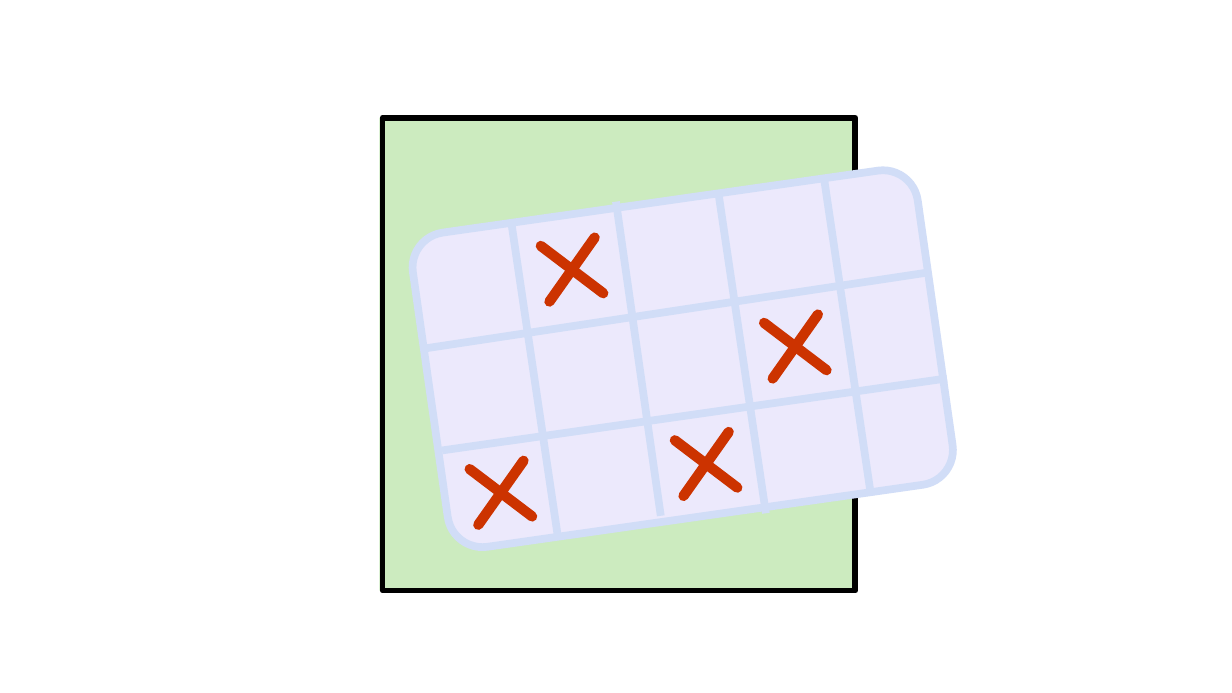
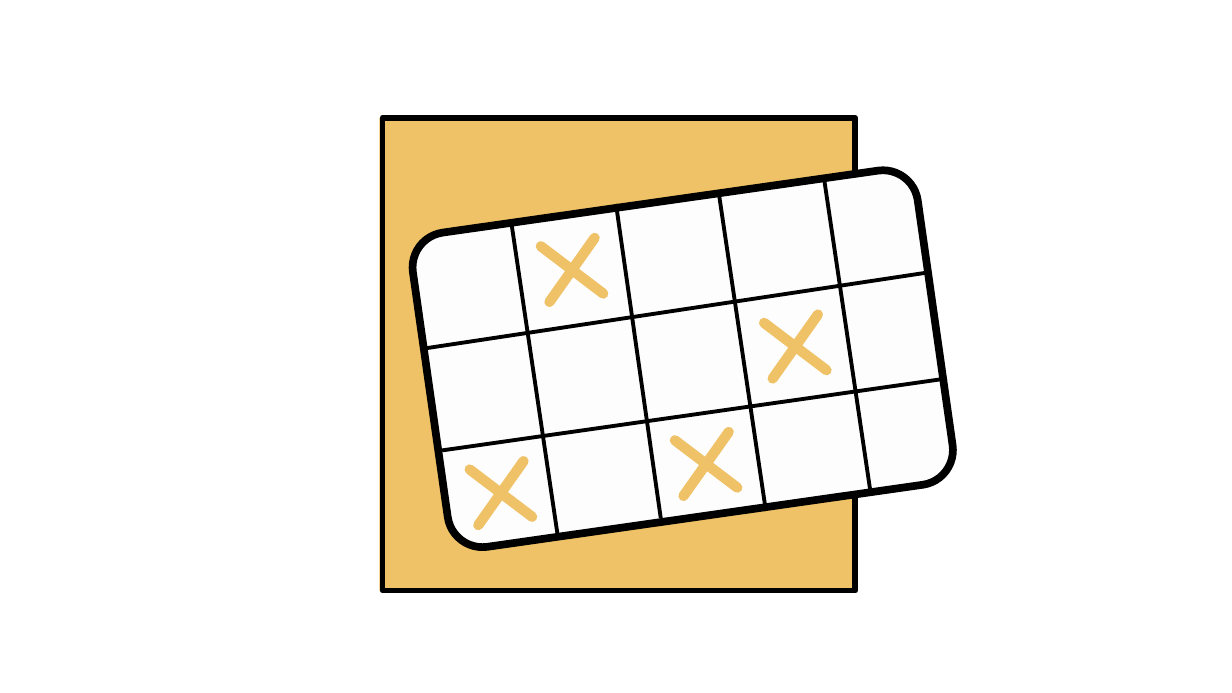
Before and after one commit to zunkelty/vertretungsfilter, a slide deck: slide 2 of doc/vertretungsalarm.pptx. Drawn at 1232x693 pixels with LibreOffice and Linux fonts; fonts in the diff are those of the drawing. Boxes give left, top, right and bottom in pixels: in the first picture for what was removed or moved away, otherwise in the second. Text is boxed around its words. In the diff, an @@ line names an element or a change of style, - is before the commit and + after.

```diff
--- a/doc/vertretungsalarm.pptx
+++ b/doc/vertretungsalarm.pptx
@@ rectangle at box(380, 117, 853, 591): fill #CCEBBF to #F0C267 @@
@@ rounded rectangle at box(408, 166, 958, 552): fill #ECE9FC to #FDFDFE; outline #D1DDF7 6 pt to #000000 6 pt @@
@@ line (824, 177) - (872, 495): stroke #D1DDF7 6 pt to #000000 3 pt @@
@@ line (616, 204) - (661, 518): stroke #D1DDF7 6 pt to #000000 3 pt @@
@@ line (719, 193) - (766, 511): stroke #D1DDF7 6 pt to #000000 3 pt @@
@@ line (511, 219) - (558, 538): stroke #D1DDF7 6 pt to #000000 3 pt @@
@@ line (550, 302) - (595, 238): stroke #CC3300 8 pt to #F0C267 8 pt @@
@@ line (604, 294) - (541, 247): stroke #CC3300 8 pt to #F0C267 8 pt @@
@@ line (421, 349) - (928, 273): stroke #D1DDF7 6 pt to #000000 3 pt @@
@@ line (827, 371) - (764, 323): stroke #CC3300 8 pt to #F0C267 8 pt @@
@@ line (773, 379) - (818, 314): stroke #CC3300 8 pt to #F0C267 8 pt @@
@@ line (442, 450) - (947, 379): stroke #D1DDF7 6 pt to #000000 3 pt @@
@@ line (738, 488) - (675, 441): stroke #CC3300 8 pt to #F0C267 8 pt @@
@@ line (684, 496) - (729, 432): stroke #CC3300 8 pt to #F0C267 8 pt @@
@@ line (532, 517) - (470, 470): stroke #CC3300 8 pt to #F0C267 8 pt @@
@@ line (479, 525) - (524, 461): stroke #CC3300 8 pt to #F0C267 8 pt @@
```
Also in this commit, not shown: 1 other file.
